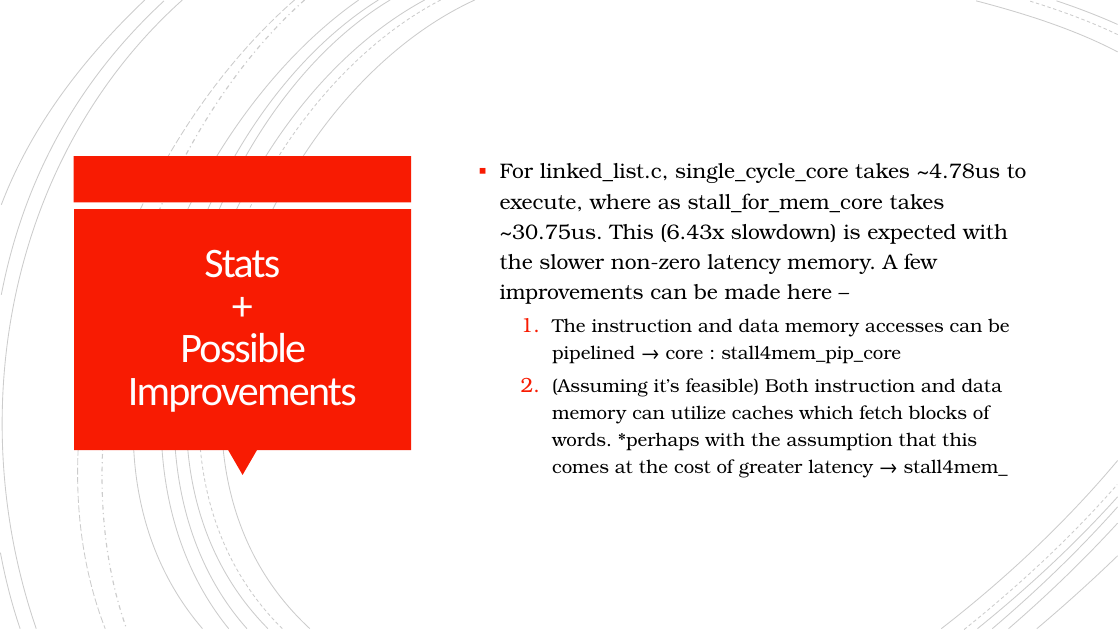
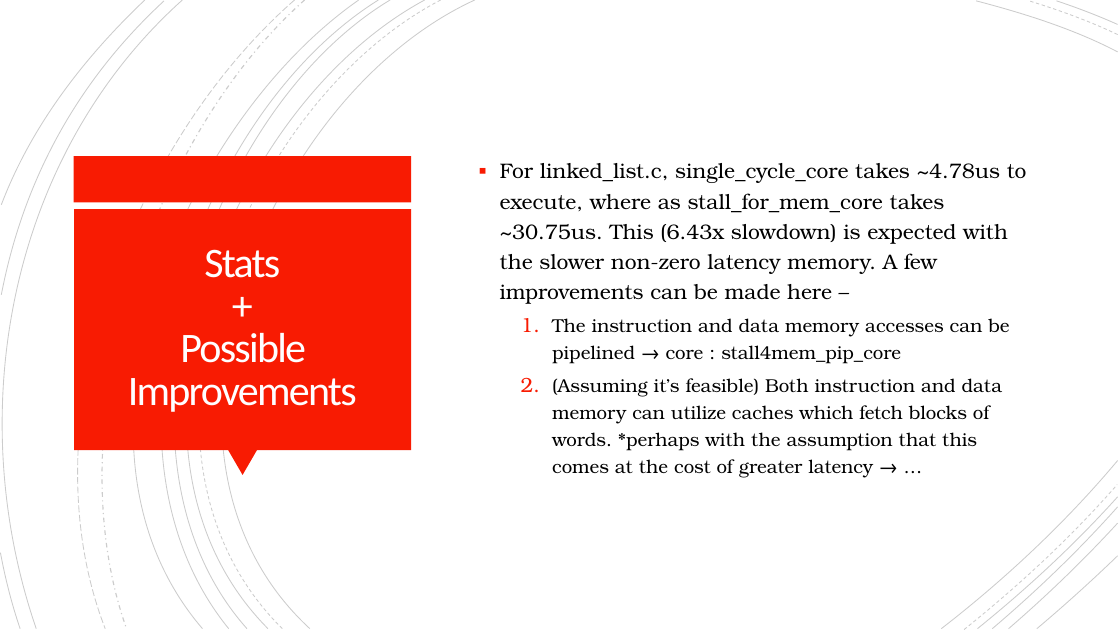
Before and after one commit to mrinav-saxena/riscv_verif0, a slide deck: slide 5 of rtl/core/multi_cycle/stall_for_mem_core.pptx. Drawn at 1120x630 pixels with LibreOffice and Linux fonts; fonts in the diff are those of the drawing. Boxes give left, top, right and bottom in pixels: in the first picture for what was removed or moved away, otherwise in the second. Text is boxed around its words. In the diff, an @@ line names an element or a change of style, - is before the commit and + after.

```diff
--- a/rtl/core/multi_cycle/stall_for_mem_core.pptx
+++ b/rtl/core/multi_cycle/stall_for_mem_core.pptx
@@ text at box(552, 378, 1003, 478): text changed @@
-  2. (Assuming it’s feasible) Both instruction and data memory can utilize caches which fetch blocks of words. *perhaps with the assumption that this comes at the cost of greater latency → stall4mem_
+  2. (Assuming it’s feasible) Both instruction and data memory can utilize caches which fetch blocks of words. *perhaps with the assumption that this comes at the cost of greater latency → …
```
Also in this commit, not shown: 3 other slides changed, 1 slide added, 5 other files.
